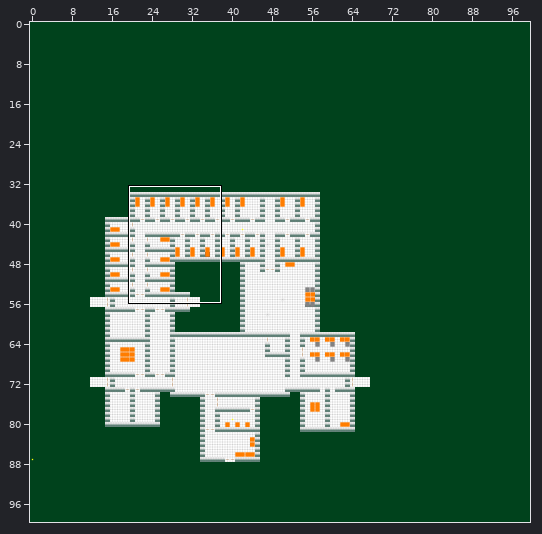
A Tiled map gets an edit: Project/core/assets/graphics/world1beta2.tmx. Above, an overview of the earlier version with the close-up marked.
Close-up. Earlier state:
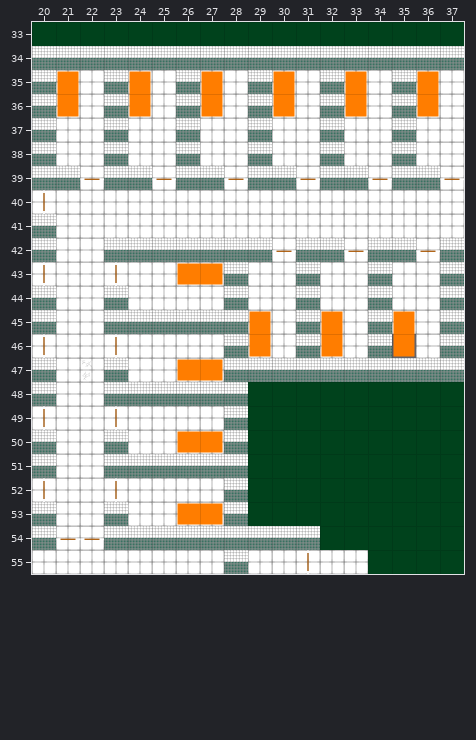
Cells are 64x64 px. Shown: x 20..37, y 33..55. The commit also changed other parts of the map, which this record leaves out.
New version:
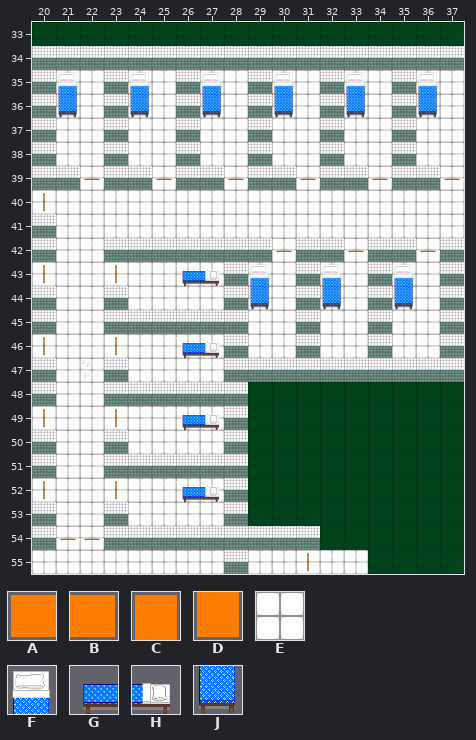
Key: from "alpha_sprite_sheet": A 2, B 3, C 4, D 12; from "floor_wall_sheet": E 0; from "furniture_sheet": F 0, G 1, H 2, J 4.
_ is an empty cell.
Tiles replaced or removed in this view: A, B, C, D.
Edits made:
Changed rows in their new state; . is an unchanged cell.
Layer "Tile Layer 2 - Golv":
first column x 35:
46 E
Layer "Statiska objekt":
first column x 21:
35 F..F..F..F..F..F
36 J..J..J..J..J..J
first column x 26:
43 GH.F..F..F
44 ...J..J..J
45 ..._.._.._
46 GH._.._.._
47 __........
49 GH........
50 __........
52 GH........
53 __........
